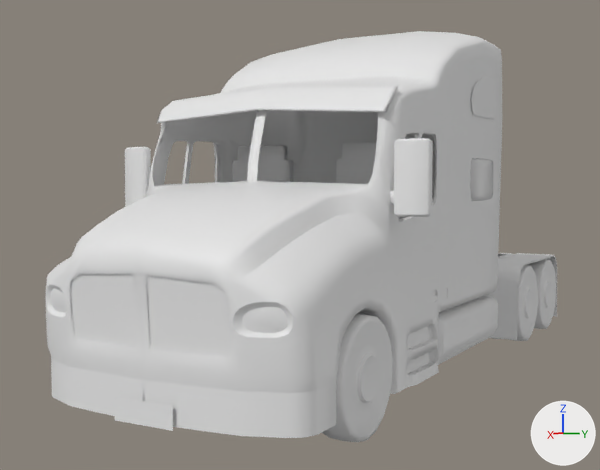
Renders of the Blender file Semi.blend from each side of a commit.
Both versions are drawn from a 50 mm camera at (6.59, 3.15, 1.58) aimed at (0.15, -0.5, 1.16). Lighting does not change. The marker at lower right points along +X, +Y and +Z. The older version comes first.

Objects in the first picture: 'Torus', 'Truck', 'Truck_Inside'.
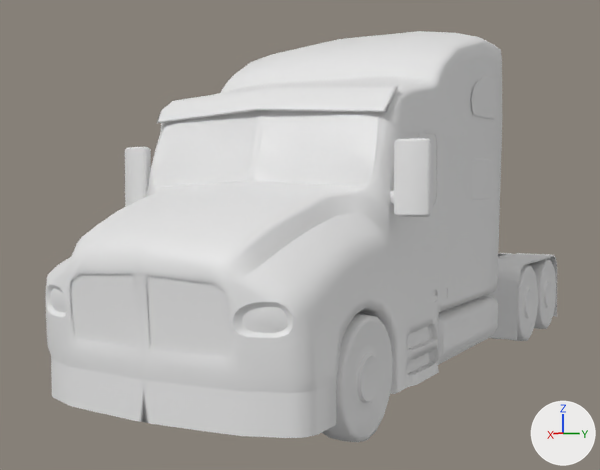
Where the change shows, as pixel boxes [x1, y1, x2, y2] in the pictures (600 x 470 px):
'Truck.001', shown: after [152, 110, 493, 222]
part 1 of me_cube_003, deleted: before [115, 396, 173, 431]
'Truck_Inside', unchanged, covered by the edit: before [152, 110, 493, 310]

What changed in the scene script:
```text
Change me_cube_003:
    used by ob_truck; location = (0.0, 0.0, 0.0)
    remove me_cube_003.from_pydata(...)  # 1468 vertices, 1302 faces; spans x -3.23..2.91, y 0.0..1.25, z 0.09..2.95
    add me_cube_003.from_pydata(...)  # 1464 vertices, 1301 faces; spans x -3.23..2.91, y 0.0..1.25, z 0.09..2.95
    me_cube_003 part 1: the loose piece of 4 vertices spanning x 2.88, y 0.0..0.22, z 0.2..0.34 is deleted
Change ob_truck_001:
    remove ob_truck_001.hide_set(True)
```
